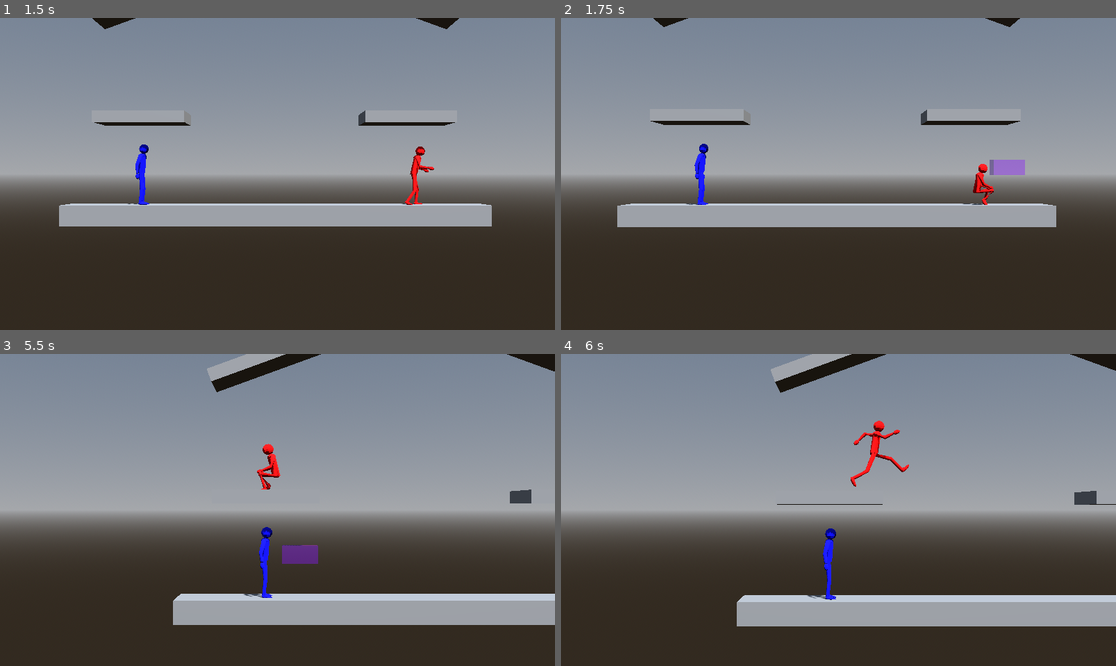
Above: before the commit, frames 1-4 (two rows, left to right).
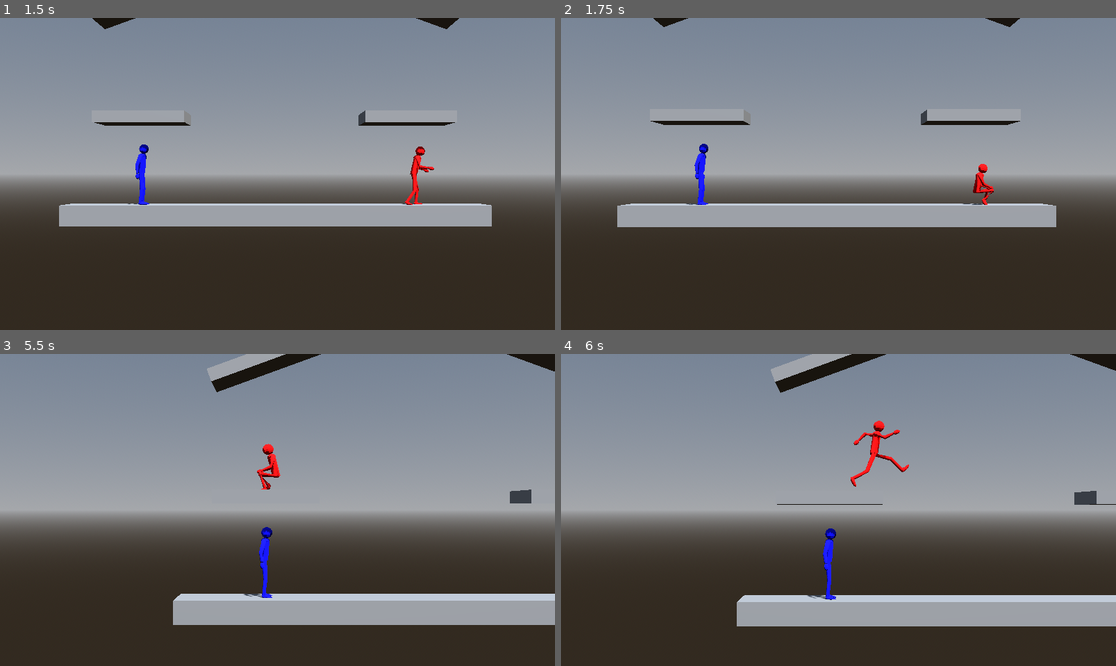
Above: after the commit, the same moments.

Repository: CocoMarck/SuperSmashTux
Game: Godot game, scene res://scenes/main.tscn
Two runs of this game, one before a commit and one after it. Both use one fixed random seed, a clock stepped at 60 frames per second and the inputs below.
Inputs:
- Up to frame 1 (1.5 s): hold Right (player1_move_right) 0.53-1.28 s; tap K (player1_attack) at 0.6 s; tap / (player1_jump) at 0.77 s; hold Down (player1_move_down) from 1.28 s (still down); tap O (player1_grab) at 1.35 s
- Up to frame 2 (1.75 s): keep holding Down (player1_move_down); tap / (player1_jump) at 1.52 s
- Up to frame 3 (5.5 s): release Down (player1_move_down) at 2.03 s; hold Right (player1_move_right) 2.03-2.78 s; tap L (player1_power_attack) at 2.1 s; hold Up (player1_move_up) 2.78-3.53 s; tap P (player1_shield) at 2.85 s; tap / (player1_jump) at 3.02, 3.77, 4.52 s; hold . (player1_walk) 3.53-4.28 s; hold Left (player1_move_left) 3.53-5.03 s; tap G (player2_attack) at 4.35 s; hold Down (player1_move_down) from 5.03 s (still down); tap H (player2_grab) at 5.1 s
- Up to frame 4 (6 s): release Down (player1_move_down) at 5.78 s; hold Right (player1_move_right) from 5.78 s (still down); tap S (player2_move_down) at 5.85 s

Frame 1 is identical in both runs. In frame 2, 0.3% of the frame differs, in the area x 77-84%, y 45-51%; in frame 3, 0.4%, in the area x 50-58%, y 61-68%; in frame 4, nothing differs.

Commit message:
Person: Cancel hitstun fixes. Fighter: Cancel hitstun fixes. And new mechanic, cancel heavy hitstun, usin fight move in the air.

Diff:
--- a/scripts/fighter.gd
+++ b/scripts/fighter.gd
@@ -11,6 +11,7 @@
 # Propiedades privadas | Grab
 var _grab_move_time: float = 0.0
 var _grab_move_duration: float = 0.375#GameBalance.GRAB_MOVE_NORMAL_DURATION
+var _wait_hitbox_grab: bool = false
 
 # Propiedades privadas | Shield
 var _shield_time: float = 0.0
@@ -561,7 +562,7 @@
 					_looking_at_direction( _direction )
 				# Cancelar solo heavy stun si esta en el aire.
 				if not signals.on_floor:
-					_heavy_hitstun_time = 0
+					_clean_heavy_hitstun_state()
 
 	# Finalizar ataque.
 	if _attack_count >= _current_attack.duration:
@@ -613,13 +614,15 @@
 		if _grab:
 			if _grab_move_time <= 0.0:
 				_grab_move_time = _grab_move_duration
+				_wait_hitbox_grab = true
 	else:
 		_grab_move_time = 0.0
 
 	if _grab_move_time > 0.0:
 		_grab_move_time -= delta
 
-		if _grab_move_time <= 0:
+		if _grab_move_time <= _grab_move_duration*0.5 and _wait_hitbox_grab:
+			_wait_hitbox_grab = false
 			var hitbox = HitboxGrab.new({
 				"parent": self,
 				"position": Vector3(0,0,1.0),
@@ -668,7 +671,7 @@
 	'''
 	if taking_damage():
 		_knockback_time = 0.0
-		_heavy_hitstun_time = 0.0
+		_clean_heavy_hitstun_state()
 		_ignore_last_damage()
 		_shield_time -= (GameBalance.SHIELD_DURATION*_last_damage_percentage)
 		_shield_blockstun = true
@@ -887,16 +890,26 @@
 	if _holding_onto_the_ledge():
 		_attack_jump_count = 0
 
-func _cancel_action() -> void:
+func _cancel_action(frame: FrameMotionSignals) -> void:
 	# Anular ataque, grab, y shield
 	_allow_shield = true and not grabbed
 	if (
 		taking_damage() or _holding_onto_the_ledge() or _rolling() or _grabbing() or _knocked_out()
 	):
-		_current_attack = null
 		_grab_move_time = 0.0
 		_allow_shield = false
-		_clear_hitboxes_damages()
+
+		# Cancelar ataque
+		# Solo cancelar heavy hitsun, cuando esta en el aire.
+		if (
+			_heavy_hitstun_active() and _attacking() and not frame.vertical_force_signals.on_floor
+		):
+			if _current_attack.air_attack:
+				_clean_heavy_hitstun_state()
+		else:
+			_current_attack = null
+			_clear_hitboxes_damages()
+
 
 func _visual_shield(frame: FrameMotionSignals) -> void:
 	# Visual | Escudo
@@ -923,6 +936,8 @@
 		_heavy_hitstun_anim(delta, frame.vertical_force_signals)
 	elif _knocked_out():
 		_animation_player.play("knocked_out")
+	elif grabbed:
+		_animation_player.play("hurt")
 	elif _holding_onto_the_ledge():
 		_ledge_grab_anim(delta)
 	elif _attacking():
@@ -933,6 +948,10 @@
 		_animation_player.play("grab")
 	elif _with_shield(frame.vertical_force_signals):
 		_animation_player.play("guard")
+	elif _grabbing():
+		_animation_player.play("grab")
+		_animation_player.pause()
+		_animation_player.seek(_animation_player.current_animation_length*0.5, true)
 	else:
 		not_normal = false
 	return not_normal
--- a/scripts/person.gd
+++ b/scripts/person.gd
@@ -206,7 +206,7 @@
 	# podria dañar a quien este parado en el spawn apenas reaparece.
 	_release_hanging_ledge()
 	_drop_through_count = 0.0
-	_heavy_hitstun_time = 0
+	_clean_heavy_hitstun_state()
 	grabbed = false
 	_knockout_time = 0
 	_set_x_not_zero_value( _get_initial_facing() )
@@ -454,7 +454,7 @@
 	# Salto | Aplicar salto normal o doble salto segun sea el caso.
 	if can_jump and _jump_count < _max_jumps:
 		_target_velocity.y = jump_impulse
-		_heavy_hitstun_time = 0.0 # Cancelar stun move si es que hay.
+		_clean_heavy_hitstun_state() # Cancelar heavy hitstun si es que hay.
 		_allow_jump_anim = true
 		if signals.air_count > 0:
 			_set_jumps_to_max()
@@ -618,6 +618,11 @@
 	if hp < 100:
 		hp += _last_damage
 
+func _clean_heavy_hitstun_state():
+	# Para asegurar no meter tener sin usar el heavy hitstun.
+	_heavy_hitstun_time = 0
+	_heavy_hitstun_wait_to_get_up = false
+
 func set_damage_move(damage:int, direction:Vector3) -> void:
 	'''
 	Recibir un trancazo
@@ -628,7 +633,9 @@
 	if not _immunity_to_damage:
 		_knockback_direction = direction
 		_knockback_time = GameBalance.KNOCKBACK_DURATION
-		_heavy_hitstun_time = 0
+
+		# Heavy hitstun. Cuando entra.
+		_clean_heavy_hitstun_state()
 		if damage >= hp*GameBalance.STUN_DAMAGE_THRESHOLD:
 			# Movimiento stun solo si se hace el porcentaje de daño indicado.
 			_heavy_hitstun_time = GameBalance.STUN_DURATION_ON_FLOOR
@@ -641,11 +648,13 @@
 			#_set_jumps_to_max() # Mejor no, demasiado castigo.
 			_target_velocity.y = 0 # Cancelar velocidad vertical
 
+
 func set_thrown_move(damage: int, direction: Vector3) -> void:
 	'''
 	Movimiento estando arrojado
 	'''
 	if not _immunity_to_damage:
+		_clean_heavy_hitstun_state()
 		grabbed = false
 		set_damage(damage)
 		set_damage_percentage(damage)
@@ -899,6 +908,8 @@
 		_heavy_hitstun_anim(delta, frame.vertical_force_signals)
 	elif _knocked_out():
 		_animation_player.play("knocked_out")
+	elif grabbed:
+		_animation_player.play("hurt")
 	elif _holding_onto_the_ledge():
 		_ledge_grab_anim(delta)
 	else:
@@ -934,7 +945,7 @@
 	'''
 	pass
 
-func _cancel_action() -> void:
+func _cancel_action(frame: FrameMotionSignals) -> void:
 	'''
 	Cancelar Acciones especiales. Esta func la sobrescribira fighter.
 	'''
@@ -965,7 +976,7 @@
 	_process_damage(delta, frame)
 
 	# Cancel action | Por defecto no hace nada
-	_cancel_action()
+	_cancel_action(frame)
 
 	# Visual | Por defecto no hace nada
 	_process_visual(frame)
--- a/scripts/power_fighter.gd
+++ b/scripts/power_fighter.gd
@@ -43,13 +43,13 @@
 				"init_time_ratio": 0.35, "duration": 0.1
 			}),
 			HitboxMove.new({
-				"id": 5, "damage": 5, "size": Vector3(0.5,0.5,0.5),
-				"position": Vector3(0.8,0.3,0), "direction": Vector3(0,1,0),
+				"id": 5, "damage": 15, "size": Vector3(0.5,0.5,0.5),
+				"position": Vector3(0.8,0.3,0), "direction": Vector3(0,0.75,0),
 				"init_time_ratio": 0.4, "duration": 0.1
 			}),
 			HitboxMove.new({
-				"id": 6, "damage": 5, "size": Vector3(0.5,0.5,0.5),
-				"position": Vector3(-0.8,0.3,0), "direction": Vector3(0,1,0),
+				"id": 6, "damage": 15, "size": Vector3(0.5,0.5,0.5),
+				"position": Vector3(-0.8,0.3,0), "direction": Vector3(0,0.75,0),
 				"init_time_ratio": 0.4, "duration": 0.1
 			}),
 		]
@@ -104,13 +104,13 @@
 				"init_time_ratio": 0.35, "duration": 0.1
 			}),
 			HitboxMove.new({
-				"id": 5, "damage": 5, "size": Vector3(0.5,0.5,0.5),
-				"position": Vector3(0.8,0.3,0), "direction": Vector3(0,1,0),
+				"id": 5, "damage": 15, "size": Vector3(0.5,0.5,0.5),
+				"position": Vector3(0.8,0.3,0), "direction": Vector3(0,0.75,0),
 				"init_time_ratio": 0.4, "duration": 0.1
 			}),
 			HitboxMove.new({
-				"id": 6, "damage": 5, "size": Vector3(0.5,0.5,0.5),
-				"position": Vector3(-0.8,0.3,0), "direction": Vector3(0,1,0),
+				"id": 6, "damage": 15, "size": Vector3(0.5,0.5,0.5),
+				"position": Vector3(-0.8,0.3,0), "direction": Vector3(0,0.75,0),
 				"init_time_ratio": 0.4, "duration": 0.1
 			}),
 		]
Not shown, changed: docs/changelog.md
